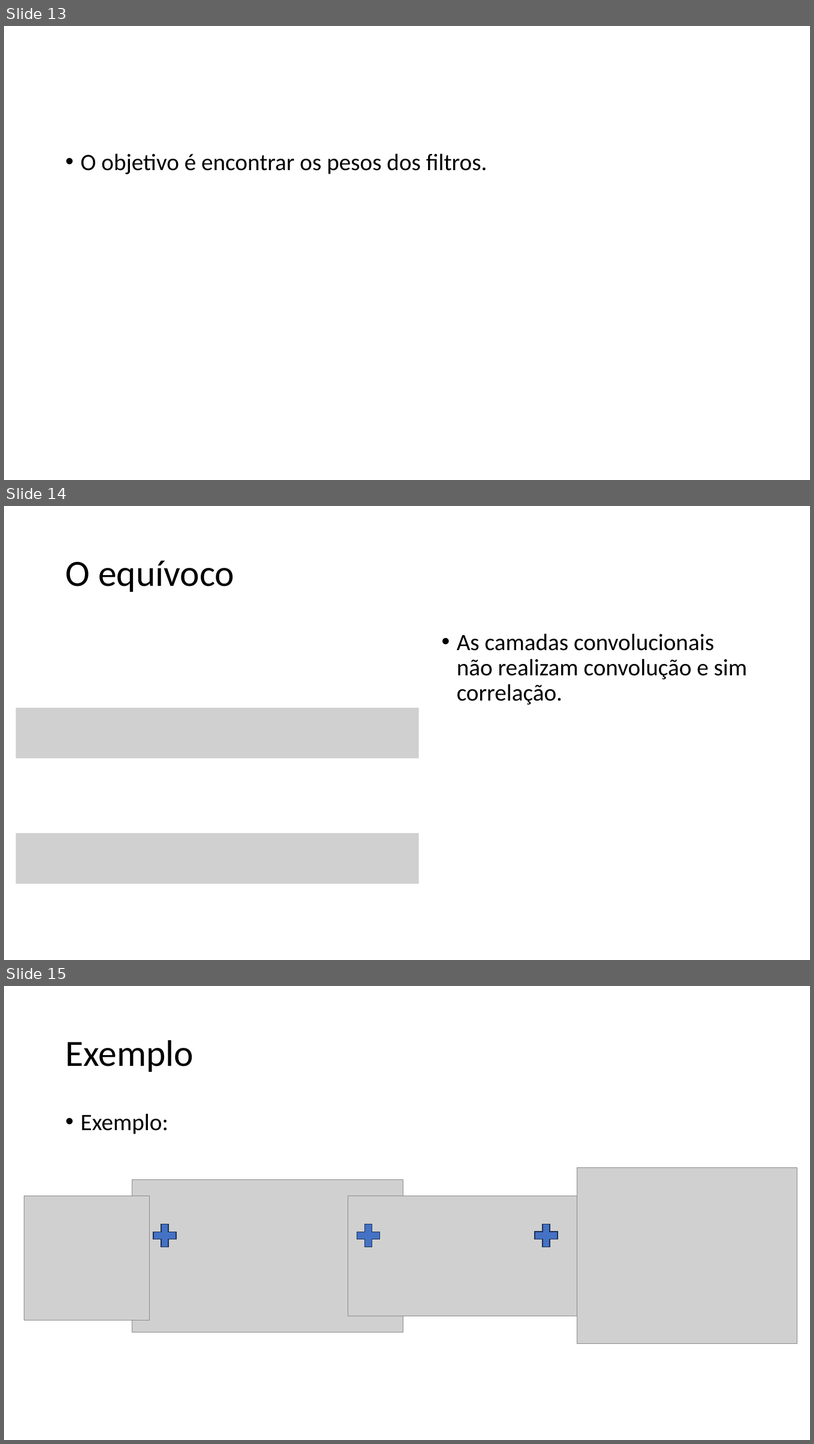
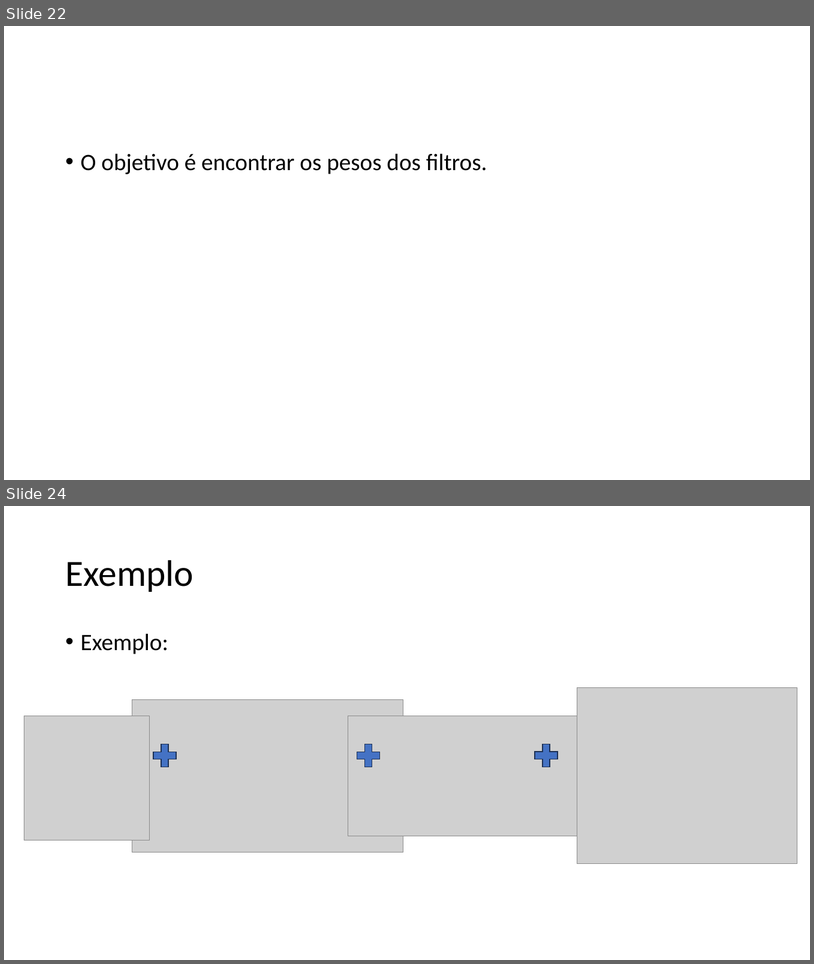
Before and after one commit to zz4fap/tp557-iot-ml, a slide deck: slides/TP557_12_Introduzindo_convoluções.pptx. Shown one above the other, each under a label of ours: slides 13, 14 and 15 before the commit, slides 22 and 24 after it; the slides between them are not shown. The pictures are 814x1444 and 814x964 pixels, drawn with LibreOffice and Linux fonts; fonts in the diff are those of the drawing; grey boxes stand for pictures. Boxes give left, top, right and bottom in pixels: in the first picture for what was removed or moved away, otherwise in the second. Text is boxed around its words. In the diff, an @@ line names an element or a change of style, - is before the commit and + after.

```diff
--- a/slides/TP557_12_Introduzindo_convoluções.pptx
+++ b/slides/TP557_12_Introduzindo_convoluções.pptx
@@ slide 14 removed at <box>4,506,810,960</box>, background #FFFFFF @@
@@ title removed at <box>65,561,234,592</box> @@
-O equívoco
@@ text removed at <box>457,633,748,705</box> @@
-• As camadas convolucionais não realizam convolução e sim correlação.
@@ picture removed at <box>16,708,420,758</box> @@
@@ picture removed at <box>16,832,420,883</box> @@
@@ what was slide 13 is now slide 22 @@
@@ what was slide 15 is now slide 24 @@
```
Also in this commit, not shown: 3 slides changed, 14 slides added, 4 other files.
